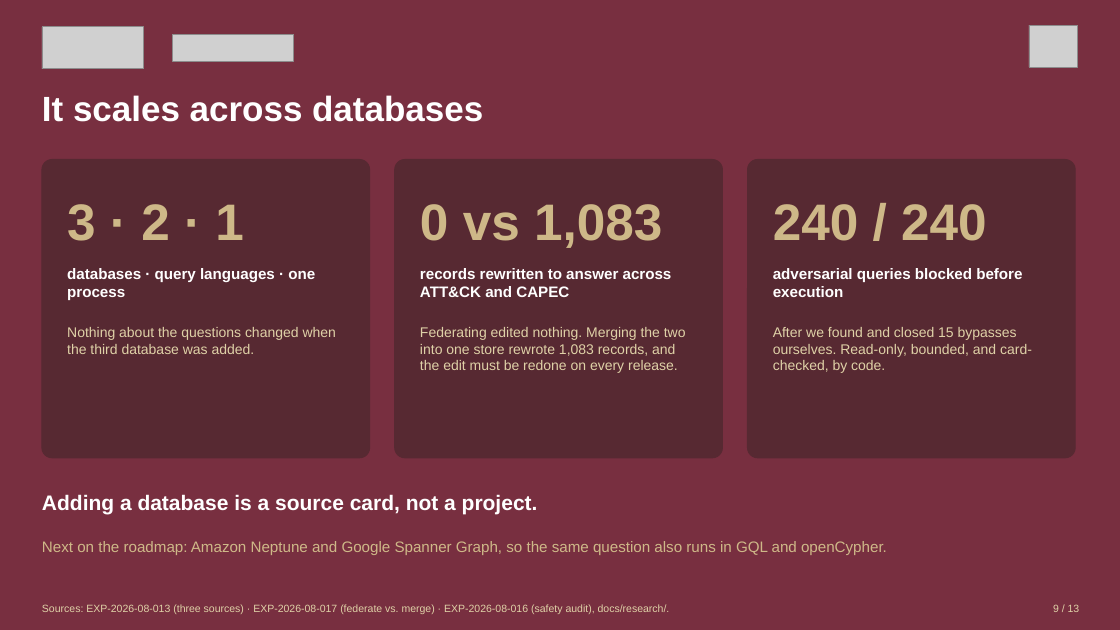
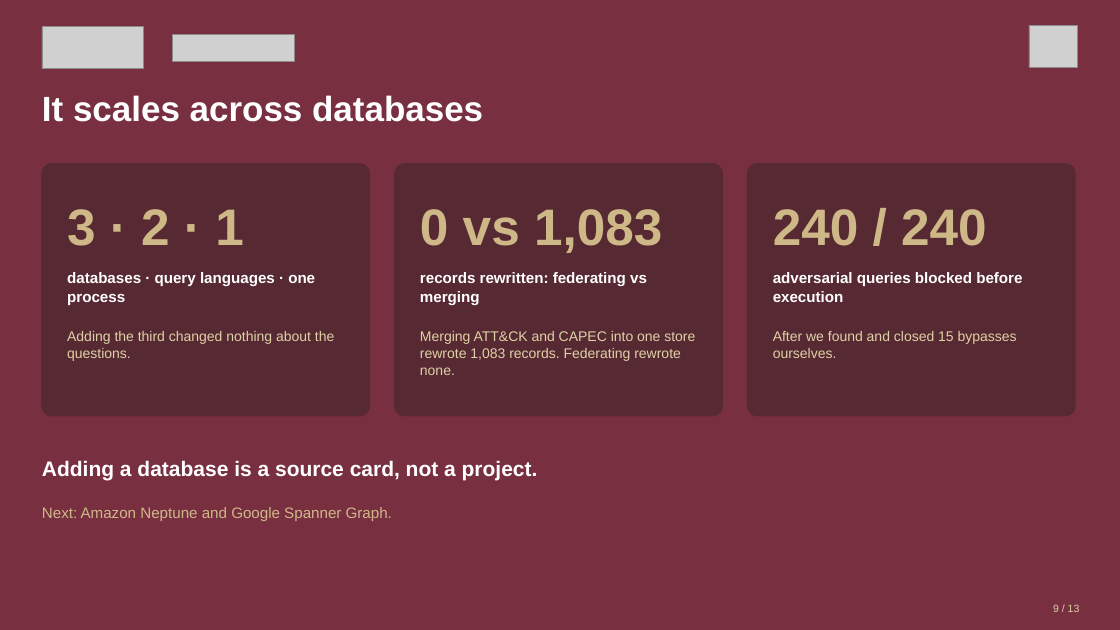
Before and after one commit to brendondgr/Ariadne, a slide deck: slide 9 of docs/showcase/Ariadne_Showcase.pptx. Drawn at 1120x630 pixels with LibreOffice and Linux fonts; fonts in the diff are those of the drawing; grey boxes stand for pictures. Boxes give left, top, right and bottom in pixels: in the first picture for what was removed or moved away, otherwise in the second. Text is boxed around its words. In the diff, an @@ line names an element or a change of style, - is before the commit and + after.

```diff
--- a/docs/showcase/Ariadne_Showcase.pptx
+++ b/docs/showcase/Ariadne_Showcase.pptx
@@ rounded rectangle resized from (x1=42, y1=160, x2=370, y2=458) to (x1=42, y1=164, x2=370, y2=416) @@
@@ rounded rectangle resized from (x1=395, y1=160, x2=723, y2=458) to (x1=395, y1=164, x2=723, y2=416) @@
@@ proportions changed in 3 elements at (x1=42, y1=164, x2=370, y2=416), (x1=395, y1=164, x2=723, y2=416), (x1=748, y1=164, x2=1075, y2=416) @@
@@ rounded rectangle resized from (x1=748, y1=160, x2=1075, y2=458) to (x1=748, y1=164, x2=1075, y2=416) @@
@@ 5 texts moved together from (x1=67, y1=204, x2=1022, y2=300) to (x1=67, y1=209, x2=1022, y2=305) @@
@@ text at (x1=420, y1=272, x2=647, y2=305): text changed @@
-records rewritten to answer across ATT&CK and CAPEC
+records rewritten: federating vs merging
@@ text at (x1=67, y1=331, x2=334, y2=361): text changed @@
-Nothing about the questions changed when the third database was added.
+Adding the third changed nothing about the questions.
@@ text at (x1=420, y1=331, x2=695, y2=375): text changed @@
-Federating edited nothing. Merging the two into one store rewrote 1,083 records, and the edit must be redone on every release.
+Merging ATT&CK and CAPEC into one store rewrote 1,083 records. Federating rewrote none.
@@ text at (x1=773, y1=331, x2=1017, y2=358): text changed @@
-After we found and closed 15 bypasses ourselves. Read-only, bounded, and card-checked, by code.
+After we found and closed 15 bypasses ourselves.
@@ text "Adding a database is a ..." moved from (x1=42, y1=494, x2=538, y2=514) to (x1=42, y1=460, x2=538, y2=481) @@
@@ text at (x1=42, y1=507, x2=392, y2=521): text changed @@
-Next on the roadmap: Amazon Neptune and Google Spanner Graph, so the same question also runs in GQL and openCypher.
+Next: Amazon Neptune and Google Spanner Graph.
@@ text removed at (x1=42, y1=604, x2=670, y2=614) @@
-Sources: EXP-2026-08-013 (three sources) · EXP-2026-08-017 (federate vs. merge) · EXP-2026-08-016 (safety audit), docs/research/.
```
Also in this commit, not shown: 10 other slides changed, 7 other files.
